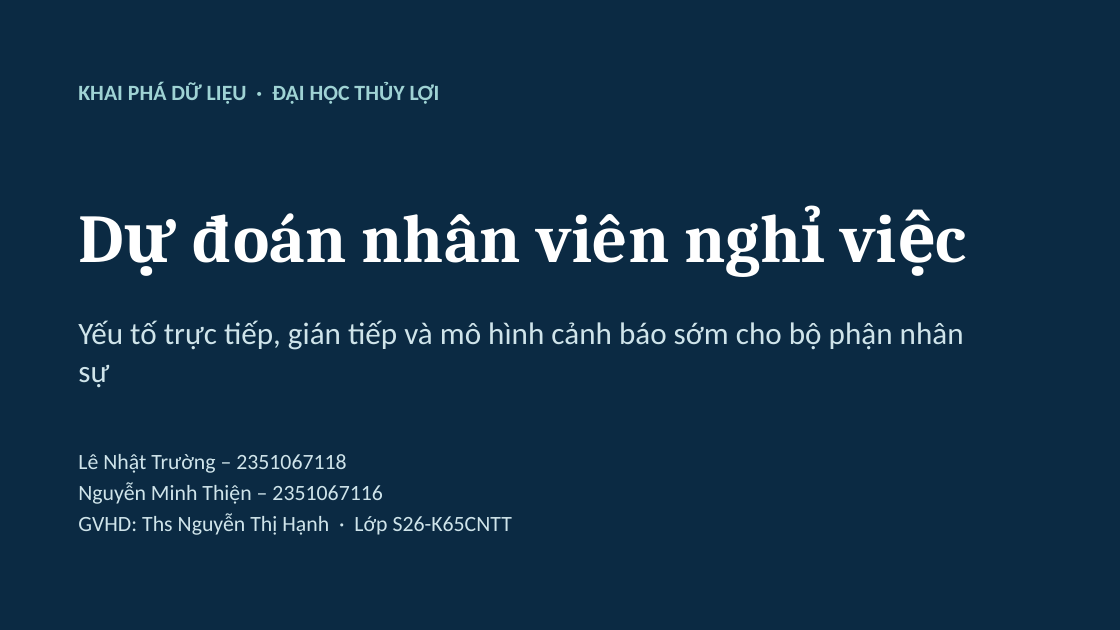
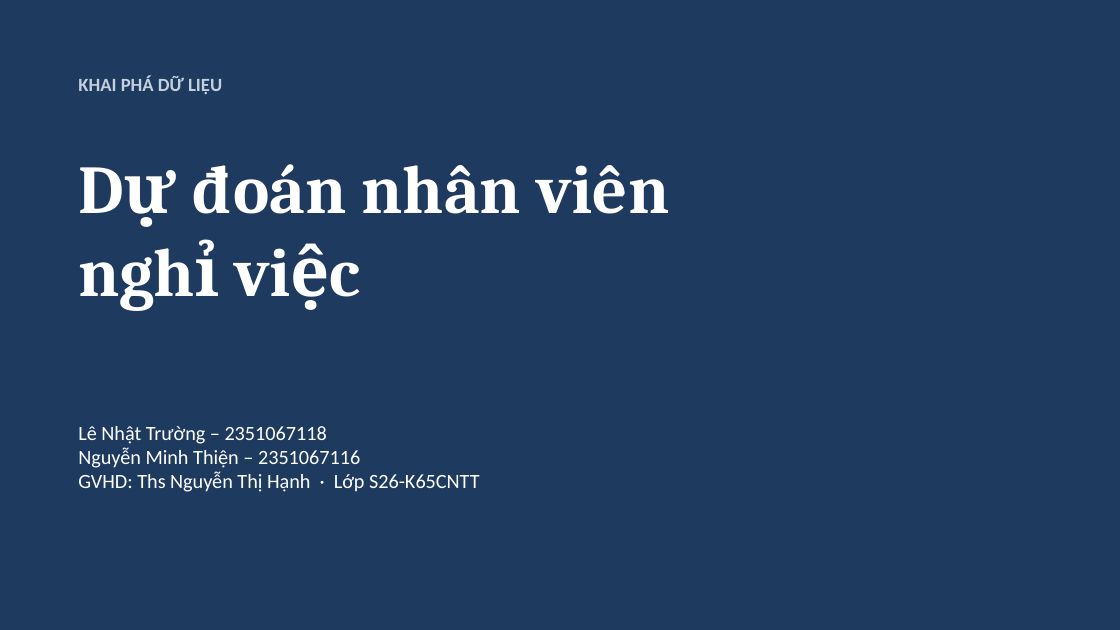
Before and after one commit to truong123123/DuDoanNghiViec_KhaiPhaDuLieu, a slide deck: slide 1 of ThuyetTrinh_DuDoanNghiViec.pptx. Drawn at 1120x630 pixels with LibreOffice and Linux fonts; fonts in the diff are those of the drawing. Boxes give left, top, right and bottom in pixels: in the first picture for what was removed or moved away, otherwise in the second. Text is boxed around its words. In the diff, an @@ line names an element or a change of style, - is before the commit and + after.

```diff
--- a/ThuyetTrinh_DuDoanNghiViec.pptx
+++ b/ThuyetTrinh_DuDoanNghiViec.pptx
@@ background #0B2A43 to #1E3A5F @@
@@ text at bbox=[78, 76, 222, 94]: text changed; size 14 to 12 pt; text colour #9FD3D4 to #C3D0DE @@
-KHAI PHÁ DỮ LIỆU · ĐẠI HỌC THỦY LỢI
+KHAI PHÁ DỮ LIỆU
@@ text "KHAI PHÁ DỮ LIỆU" at bbox=[78, 76, 222, 94]: vertical alignment top to middle @@
@@ text "Dự đoán nhân viên" at bbox=[192, 164, 669, 214]: vertical alignment middle to top @@
@@ text at bbox=[192, 164, 669, 214]: text changed @@
-Dự đoán nhân viên nghỉ việc
+Dự đoán nhân viên
+nghỉ việc
@@ text removed at bbox=[78, 320, 964, 388] @@
-Yếu tố trực tiếp, gián tiếp và mô hình cảnh báo sớm cho bộ phận nhân sự
@@ text "Lê Nhật Trường – 2351067118": place and size @@
-text "Lê Nhật Trường – 2351067118" at bbox=[78, 454, 512, 535]
+text "Lê Nhật Trường – 2351067118" at bbox=[78, 426, 480, 492]
@@ text "Lê Nhật Trường – 2351067118" at bbox=[78, 426, 480, 492]: size 14 to 13 pt, text colour #CFE4EA to #FFFFFF; less space between paragraphs @@
```
Also in this commit, not shown: 7 other slides changed, 3 slides added.
